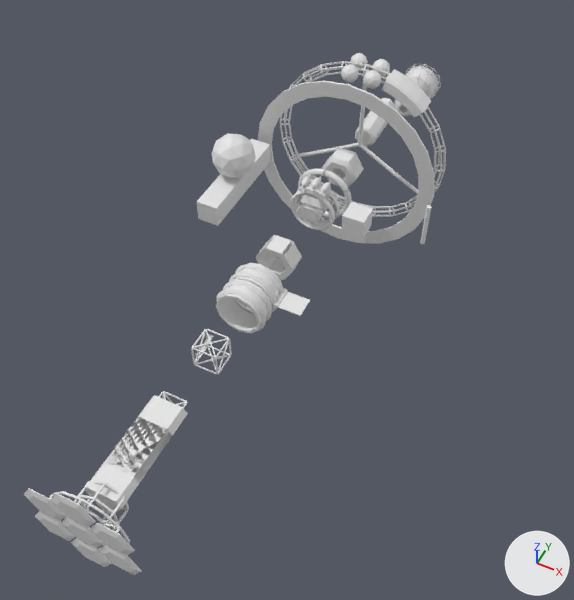
The FBX model Assets/Content/Meshes/simple_modular_ship.fbx: old version first, new version second.
The view is the same before and after, from a 50 mm camera at (10.7, -24.1, 23.4) aimed at (0.6, -3.9, -1.9). Lighting does not change. The marker at lower right points along +X, +Y and +Z. Where no turn or scale is listed for an object, it has been applied to the vertices. Vertices at the same position are counted once.

The first picture shows 'Coolant Ring', 'Coolant Ring.Bare', 'Heat Exchanger', 'Hexamodule', 'Meteor Shield Base', 'Meteor Shield Hex', 'Module B Long', 'Module B Short', 'Radiator Base', 'Reservoir', 'Ring Large', 'Ring Large Base', 'Ring Shielding', 'Ring-Habitat', 'Rotator', 'Storage Module', 'Toroid.Reactor'.
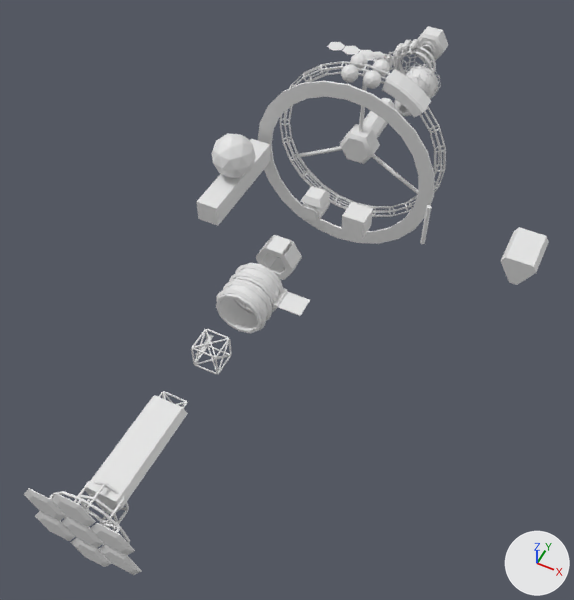
Location of each change, (x1, y1, x2, y2) in pixels of the pictures (574 x 600 px):
'Module B Short', moved
    before: (104, 417, 172, 483)
    after: (501, 227, 549, 285)
'Coolant Ring.Bare', moved
    before: (290, 186, 340, 230)
    after: (394, 46, 436, 75)
'Rotator', deleted
    before: (322, 147, 364, 188)
'Rotator.Mobile', added
    after: (416, 26, 448, 61)
'Toroid.Reactor', deleted
    before: (298, 168, 352, 217)
'Heat Exchanger', deleted
    before: (300, 174, 331, 198)
'Hexgrid1', added
    after: (327, 42, 387, 60)
'Radiator Base', moved, turned
    before: (273, 288, 288, 309)
    after: (386, 51, 400, 70)
'Rankine Cycle Exchanger', added
    after: (395, 39, 419, 58)
'Radiator Unit', added
    after: (366, 51, 389, 61)
'Rotator.Still', added
    after: (421, 44, 433, 56)
part 1 of me_cylinder_004, added
    after: (340, 124, 380, 164)

Diff of the bpy script that builds the scene:
```diff
--- a/Assets/Content/Meshes/simple_modular_ship.fbx.py
+++ b/Assets/Content/Meshes/simple_modular_ship.fbx.py
@@ me_cylinder_004 @@
 # used by ob_ring_large_base; location = (0.0, 5.0, 0.0)
-me_cylinder_004.from_pydata(...)  # 128 vertices, 84 faces; spans x -3.28..3.28, y -0.1..0.1, z -1.88..3.79
+me_cylinder_004.from_pydata(...)  # 152 vertices, 104 faces; spans x -3.28..3.28, y -0.55..0.55, z -1.88..3.79
+# me_cylinder_004 part 1: a new loose piece of 24 vertices spanning x -0.88..0.88, y -0.55..0.55, z -0.76..0.77, in mat_spaceship (white #e7e7e7)
 me_cylinder_004.materials.append(mat_spaceship)
@@ me_cylinder_027 @@
+me_cylinder_027.from_pydata(...)  # 24 vertices, 4 faces; spans x -3.13..0.43, y -0.5..0.5, z 0.0
@@ me_cylinder_008 @@
+me_cylinder_008.from_pydata(...)  # 180 vertices, 150 faces; spans x -0.88..0.88, y -0.63..0.63, z -0.76..0.77
+me_cylinder_008.materials.append(mat_spaceship)  # white #e7e7e7
@@ me_cylinder_026_1 @@
+me_cylinder_026_1.from_pydata(...)  # a 6-sided cylinder along z spanning x -0.851..-0.294, y -0.578..0.066, z -0.01..0.0; a 6-sided cylinder along z spanning x -0.558..-0.001, y -0.075..0.568, z -0.01..0.0; a 6-sided cylinder along z spanning x -1.431..-0.874, y -0.578..0.066, z -0.01..0.0; a 6-sided cylinder along z spanning x -1.138..-0.581, y -0.075..0.568, z -0.01..0.0
@@ me_cylinder_015_1 @@
+me_cylinder_015_1.from_pydata(...)  # 408 vertices, 390 faces; spans x -0.644..0.44, y -0.635..0.635, z -0.284..0.556
@@ me_cylinder_011 @@
+me_cylinder_011.from_pydata(...)  # 192 vertices, 168 faces; spans x -0.35..0.35, y -0.76..0.77, z -0.35..0.35
+me_cylinder_011.materials.append(mat_spaceship)  # white #e7e7e7
@@ ob_heat_exchanger @@
-ob_heat_exchanger = bpy.data.objects.new('Heat Exchanger', me_cylinder_015)
-ob_heat_exchanger.location = (0.0, 0.0, 1.0)
@@ ob_toroid_reactor @@
-ob_toroid_reactor = bpy.data.objects.new('Toroid.Reactor', me_torus_001)
-ob_toroid_reactor.location = (0.0, 1.0, 0.0)
@@ ob_radiator_base @@
 ob_radiator_base = bpy.data.objects.new('Radiator Base', me_cube_005)
-ob_radiator_base.location = (1.0, -5.5, 0.0)
-ob_radiator_base.rotation_euler = (1.571, 1.571, 0.0)  # degrees (90, 90, 0)
+ob_radiator_base.location = (-1.1, 12.5, 0.0)
+ob_radiator_base.rotation_euler = (1.571, -1.571, 0.0)  # degrees (90, -90, 0)
@@ ob_rotator @@
-ob_rotator = bpy.data.objects.new('Rotator', me_cylinder_026)
-ob_rotator.location = (0.0, 3.0, 0.0)
@@ ob_module_b_short @@
 ob_module_b_short = bpy.data.objects.new('Module B Short', me_cylinder_007)
-ob_module_b_short.location = (0.0, -13.87, 0.0)
+ob_module_b_short.location = (9.0, 1.13, 0.0)
@@ ob_coolant_ring_bare @@
 ob_coolant_ring_bare = bpy.data.objects.new('Coolant Ring.Bare', me_cylinder_035)
-ob_coolant_ring_bare.location = (0.0, 0.0, 0.0)
+ob_coolant_ring_bare.location = (0.0, 12.5, 0.0)
@@ ob_hexgrid1 @@
+ob_hexgrid1 = bpy.data.objects.new('Hexgrid1', me_cylinder_027)
+ob_hexgrid1.location = (-1.9, 12.5, 0.0)
@@ ob_rotator_mobile @@
+ob_rotator_mobile = bpy.data.objects.new('Rotator.Mobile', me_cylinder_008)
+ob_rotator_mobile.location = (0.0, 15.0, 0.0)
@@ ob_radiator_unit @@
+ob_radiator_unit = bpy.data.objects.new('Radiator Unit', me_cylinder_026_1)
+ob_radiator_unit.location = (-1.38, 12.5, 0.0)
@@ ob_rankine_cycle_exchanger @@
+ob_rankine_cycle_exchanger = bpy.data.objects.new('Rankine Cycle Exchanger', me_cylinder_015_1)
+ob_rankine_cycle_exchanger.location = (-0.5, 12.5, 0.87)
@@ ob_rotator_still @@
+ob_rotator_still = bpy.data.objects.new('Rotator.Still', me_cylinder_011)
+ob_rotator_still.location = (0.0, 15.0, 0.0)
```
